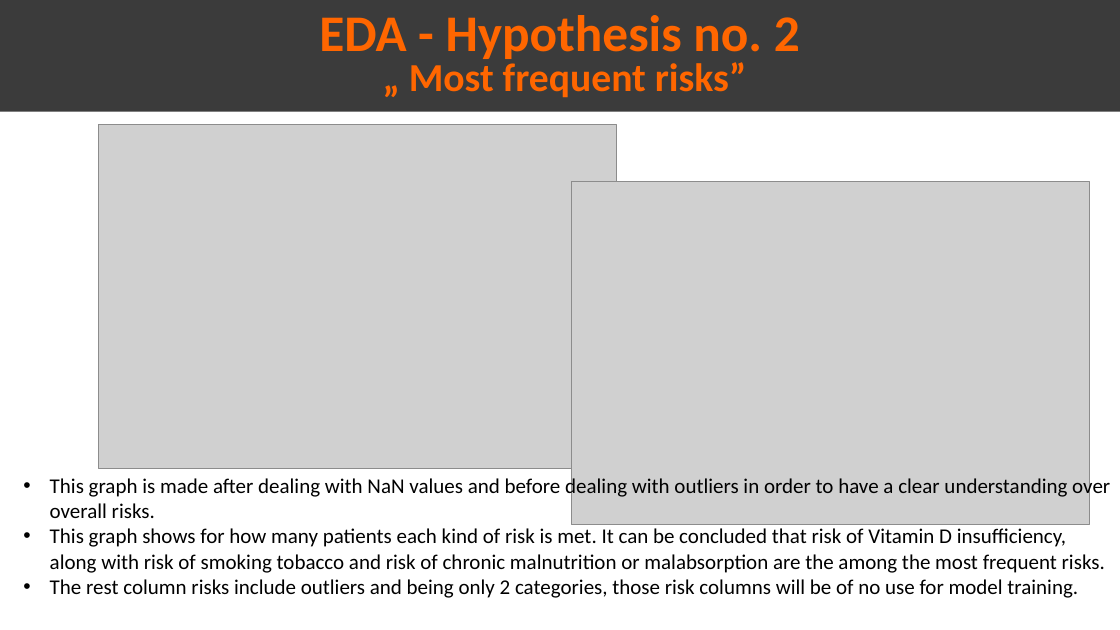
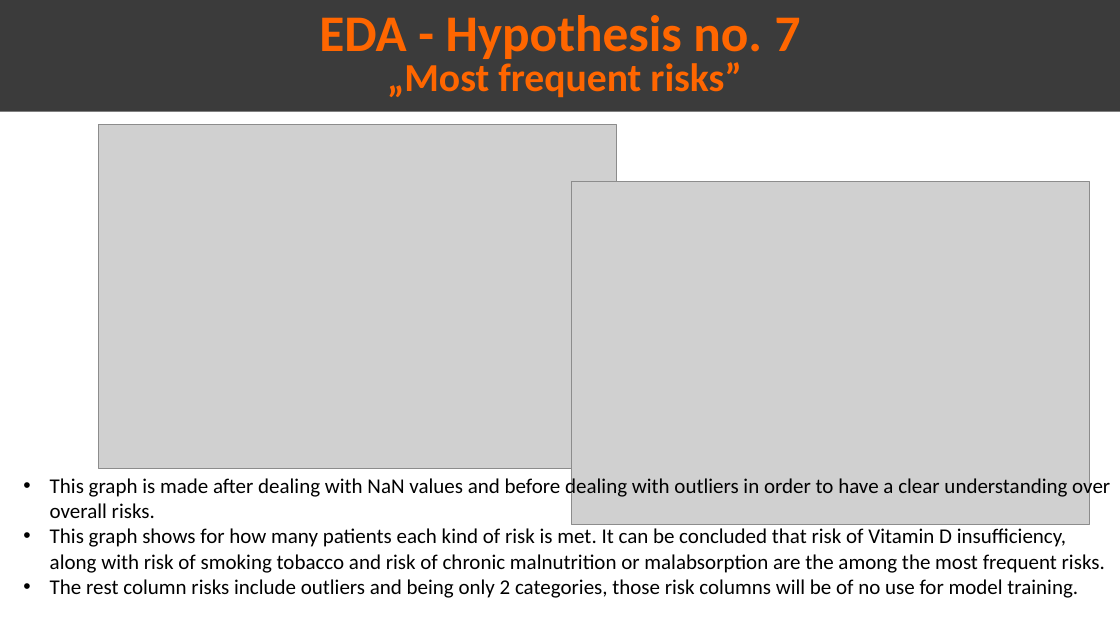
Before and after one commit to Omar-Safwat/HealthCare_project, a slide deck: slide 16 of Week_10-11/Presentation_EDA.pptx (slide 11 before the commit). Drawn at 1120x630 pixels with LibreOffice and Linux fonts; fonts in the diff are those of the drawing; grey boxes stand for pictures. Boxes give left, top, right and bottom in pixels: in the first picture for what was removed or moved away, otherwise in the second. Text is boxed around its words. In the diff, an @@ line names an element or a change of style, - is before the commit and + after.

```diff
--- a/Week_10-11/Presentation_EDA.pptx
+++ b/Week_10-11/Presentation_EDA.pptx
@@ text in rectangle at <box>319,15,801,98</box>: text changed @@
-EDA - Hypothesis no. 2
-„ Most frequent risks”
+EDA - Hypothesis no. 7
+„Most frequent risks”
```
Also in this commit, not shown: 9 other slides changed, 5 slides added, 1 slide removed, 2 other files.
